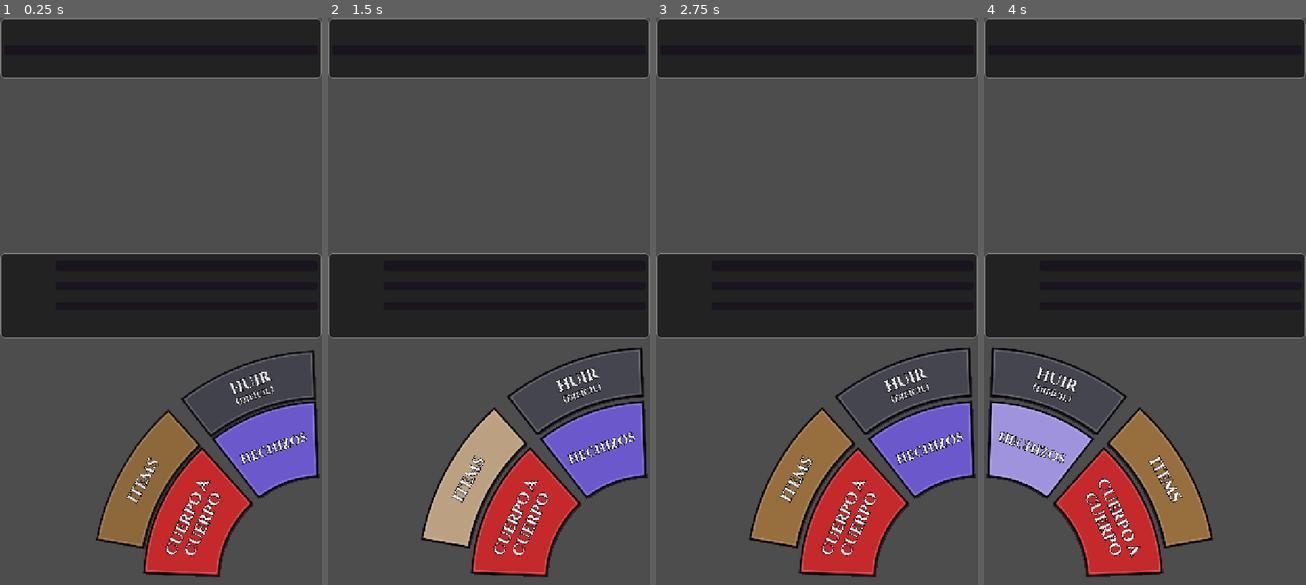
Above: before the commit, frames 1-4 (left to right).
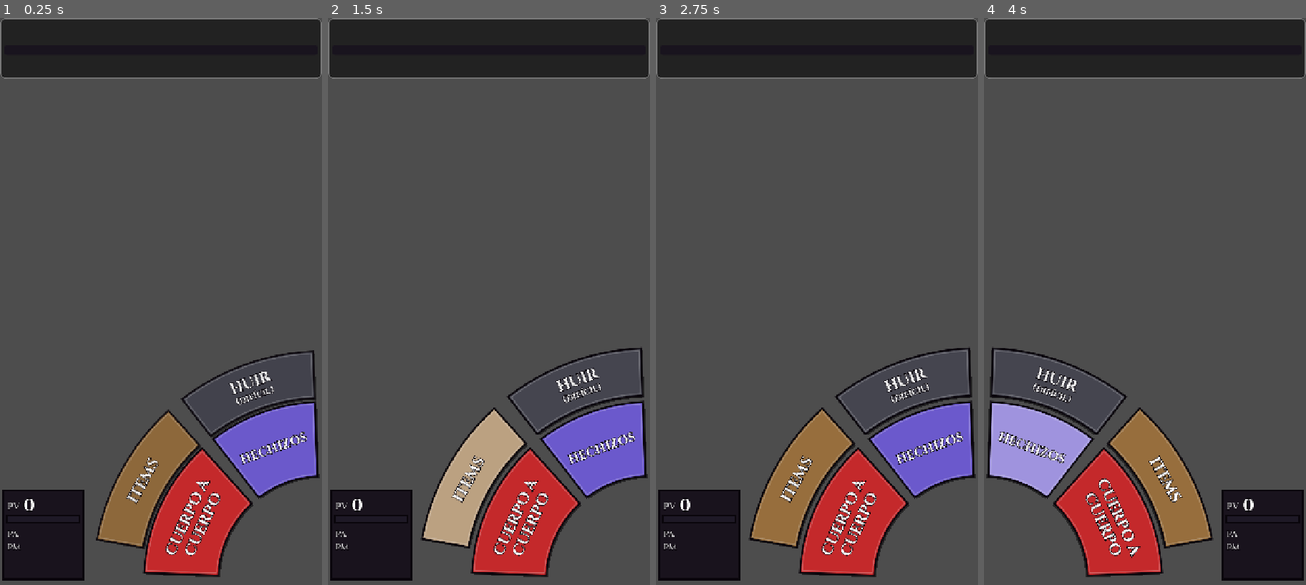
Above: after the commit, the same moments.

Repository: Clarexz/rpg-pixel-art-dark-fantasy
Game: Godot game, scene res://tools/tests/duel_ui_test.tscn
Two runs of this game, one before a commit and one after it. Both use one fixed random seed, a clock stepped at 60 frames per second and the inputs below. This scene is started directly instead of the project's main scene.
Inputs (mouse positions are in pixels of both pictures, inside the frame that each line leads up to):
- Up to frame 1 (0.25 s): no input
- Up to frame 2 (1.5 s): tap Enter at 0.5 s; drag from (489, 307) to (521, 176) at 0.52 s; drag from (424, 335) to (472, 420) at 1.27 s
- Up to frame 3 (2.75 s): move the mouse to (849, 176) at 2.02 s; hold D from 2.03 s (still down); tap M at 2.1 s; click (849, 176) at 2.17 s
- Up to frame 4 (4 s): release D at 2.75 s; tap Space at 2.75, 3.77 s; drag from (1128, 420) to (1048, 216) at 2.77 s; tap Enter at 3.5 s; move the mouse to (1241, 392) at 3.52 s; hold A from 3.53 s (still down); tap F at 3.6 s; click (1241, 392) at 3.67 s

The runs differ from the first frame. In frame 1, 19% of the frame differs, in the area x 0-100%, y 41-100%; in frame 2, 19%; in frame 3, 19%; in frame 4, 19%.

Commit message:
HUD del jugador (PlayerHud) en la esquina libre del lado contrario a la mano; se quita el panel de barras
Co-Authored-By: Claude Opus 5.5 <noreply@anthropic.com>
Claude-Session: https://claude.ai/code/session_014Dsa23fScEoXoYDyqKzp3d

Diff:
--- a/combat/duel_ui.gd
+++ b/combat/duel_ui.gd
@@ -7,11 +7,11 @@
 ##   │ "La última vez…"  │
 ##   │                   │
 ##   │   (!)   ◯→        │  centro: el rival y la flecha + aro de su ataque
+##   │ ¡aviso de turno!  │  una línea de aviso bajo el rival
 ##   │                   │
-##   │ PV ███  PA ●●  PM │  abajo: tus barras
-##   │      [Volver][Fin]│
-##   │  [Bloq][Bloq][Bloq]│  la cuadrícula 2x3 (o el menú 2x2) pegada a la
-##   │  [Atac][Atac][Atac]│  orilla del lado de tu mano
+##   │        [Volver][Fin]│
+##   │ PV 100 [Bloq][Bloq][Bloq]│  la cuadrícula 2x3 (o el arco) pegada a la
+##   │ ●●●●  [Atac][Atac][Atac]│  orilla de tu mano; tus PV/PA/PM en la esquina libre
 ##   └───────────────────┘
 ##
 ## No conoce las reglas: muestra lo que Duel le pide y avisa con `event`
@@ -42,8 +42,6 @@
 ]
 ## Margen en la orilla de la mano de los botones de la cuadrícula.
 const HAND_MARGIN: float = 16.0
-## Alto que se reserva abajo para el arco (que no lo tape el panel de barras).
-const ARC_RESERVED: float = 520.0
 const CLUSTER_W: float = 480.0
 const CELL_H: float = 124.0
 const GAP: float = 10.0
@@ -58,12 +56,7 @@
 var _status: Label
 var _dialog: Label
 var _prompt: Label
-var _hp_bar: ProgressBar
-var _hp_label: Label
-var _pa_bar: ProgressBar
-var _pa_label: Label
-var _pm_bar: ProgressBar
-var _pm_label: Label
+var _hud: PlayerHud
 var _song: SongDisplay
 var _util_row: HBoxContainer
 var _back_button: Button
@@ -96,15 +89,12 @@
 
 
 func set_stats(hp: int, max_hp: int, pa: int, max_pa: int, pm: int, max_pm: int) -> void:
-	_hp_bar.max_value = max_hp
-	_hp_bar.value = hp
-	_hp_label.text = "PV %d" % hp
-	_pa_bar.max_value = max_pa
-	_pa_bar.value = pa
-	_pa_label.text = "PA %d" % pa
-	_pm_bar.max_value = max_pm
-	_pm_bar.value = pm
-	_pm_label.text = "PM %d" % pm
+	_hud.set_stats(hp, max_hp, pa, max_pa, pm, max_pm)
+
+
+## Para las pruebas: el HUD del jugador (esquina libre, lado contrario a la mano).
+func player_hud() -> PlayerHud:
+	return _hud
 
 
 ## Estado del enemigo debajo de su barra (p. ej. "Cargando..."). "" = nada.
@@ -127,7 +117,6 @@
 func show_menu(flee_hint: String = "") -> void:
 	_set_util(false, false)
 	_fill(3, [])
-	_cluster_row.custom_minimum_size.y = ARC_RESERVED - 10.0
 	var entries: Array[Dictionary] = []
 	for i: int in ARC.size():
 		var e: Dictionary = ARC[i].duplicate()
@@ -310,6 +299,16 @@
 	_dialog.add_theme_font_size_override("font_size", 28)
 	top_box.add_child(_dialog)
 
+	# Aviso de una línea bajo el rival (el HUD de abajo es muy angosto para texto).
+	_prompt = Label.new()
+	_prompt.autowrap_mode = TextServer.AUTOWRAP_WORD_SMART
+	_prompt.horizontal_alignment = HORIZONTAL_ALIGNMENT_CENTER
+	_prompt.mouse_filter = Control.MOUSE_FILTER_IGNORE
+	_prompt.add_theme_font_size_override("font_size", 24)
+	_prompt.add_theme_color_override("font_outline_color", CombatStyle.OUTLINE)
+	_prompt.add_theme_constant_override("outline_size", 8)
+	root.add_child(_prompt)
+
 	var spacer: Control = Control.new()
 	spacer.size_flags_vertical = Control.SIZE_EXPAND_FILL
 	spacer.mouse_filter = Control.MOUSE_FILTER_IGNORE
@@ -320,28 +319,6 @@
 	CombatStyle.style_title_label(_banner, 64, 14)
 	_banner.hide()
 	root.add_child(_banner)
-
-	# Abajo: tus barras.
-	var stats: PanelContainer = PanelContainer.new()
-	stats.add_theme_stylebox_override("panel", _box(Color(0, 0, 0, 0.55), 12))
-	stats.mouse_filter = Control.MOUSE_FILTER_IGNORE
-	root.add_child(stats)
-	var stats_box: VBoxContainer = VBoxContainer.new()
-	stats_box.add_theme_constant_override("separation", 6)
-	stats.add_child(stats_box)
-	_hp_label = Label.new()
-	_hp_bar = _bar(Color(0.8, 0.25, 0.25), 22)
-	stats_box.add_child(_stat_row(_hp_label, _hp_bar))
-	_pa_label = Label.new()
-	_pa_bar = _bar(Color(0.95, 0.6, 0.15), 18)
-	stats_box.add_child(_stat_row(_pa_label, _pa_bar))
-	_pm_label = Label.new()
-	_pm_bar = _bar(Color(0.3, 0.55, 1.0), 18)
-	stats_box.add_child(_stat_row(_pm_label, _pm_bar))
-	_prompt = Label.new()
-	_prompt.autowrap_mode = TextServer.AUTOWRAP_WORD_SMART
-	_prompt.add_theme_font_size_override("font_size", 26)
-	stats_box.add_child(_prompt)
 
 	_song = SongDisplay.new()
 	_song.custom_minimum_size = Vector2(0, 96)
@@ -368,6 +345,10 @@
 	bottom_pad.mouse_filter = Control.MOUSE_FILTER_IGNORE
 	root.add_child(bottom_pad)
 
+	# Tus PV/PA/PM: esquina libre del lado contrario a la mano (ver PlayerHud).
+	_hud = PlayerHud.new()
+	add_child(_hud)
+
 	# Menú en arco: encima de todo salvo el destello.
 	_arc = ArcMenu.new()
 	_arc.hide()
@@ -385,6 +366,7 @@
 ## Pega los botones a la orilla de tu mano (derecha, o izquierda en zurdo).
 func apply_hand() -> void:
 	_arc.left_handed = left_handed
+	_hud.left_handed = left_handed
 	for row: HBoxContainer in [_util_row, _cluster_row]:
 		for child: Node in row.get_children():
 			row.remove_child(child)
@@ -422,7 +404,6 @@
 		child.queue_free()
 	_buttons.clear()
 	_arc.hide()
-	_cluster_row.custom_minimum_size.y = 0.0
 	_buttons["back:0"] = _back_button
 	_buttons["end:0"] = _end_button
 	_cluster.columns = columns
@@ -486,11 +467,3 @@
 	bar.add_theme_stylebox_override("fill", fill)
 	bar.add_theme_stylebox_override("background", bg)
 	return bar
-
-
-func _stat_row(label: Label, bar: ProgressBar) -> HBoxContainer:
-	var row: HBoxContainer = HBoxContainer.new()
-	label.custom_minimum_size = Vector2(110, 0)
-	row.add_child(label)
-	row.add_child(bar)
-	return row
--- a/tools/tests/duel_ui_test.gd
+++ b/tools/tests/duel_ui_test.gd
@@ -79,6 +79,69 @@
 	# Y las celdas son rectas (sin inclinación).
 	var cell_box: StyleBoxFlat = ui.button_for(&"cell", 0).get_theme_stylebox("normal") as StyleBoxFlat
 	_check(cell_box.skew == Vector2.ZERO, "las celdas no deberían estar inclinadas")
+	await _check_hud(ui, host)
+
+
+## El HUD del jugador vive en la esquina libre (lado contrario a la mano) y no
+## toca el arco ni ningún botón en ningún estado del menú.
+func _check_hud(ui: DuelUI, host: Control) -> void:
+	var spells: Array = [
+		{"name": "Trueno", "cost": 4}, {"name": "Egida", "cost": 3}, {"name": "Cura", "cost": 5},
+		{"name": "Rayo", "cost": 6}, {"name": "Hielo", "cost": 2}]
+	var items: Array = [
+		{"name": "Pocion", "desc": "Cura 30", "count": 2}, {"name": "Ether", "desc": "+4 PM", "count": 1},
+		{"name": "Humo", "desc": "Huir", "count": 0}, {"name": "Piedra", "desc": "Lanza", "count": 3}]
+	ui.set_stats(80, 100, 3, 9, 5, 12)
+	for left: bool in [false, true]:
+		ui.left_handed = left
+		ui.apply_hand()
+		var tag: String = "zurdo" if left else "diestro"
+		var hud: PlayerHud = ui.player_hud()
+		for state: String in ["menu", "grid", "grid_util", "spells", "items"]:
+			match state:
+				"menu": ui.show_menu("fácil")
+				"grid": ui.show_grid(DuelUI.Rows.BOTH, false, false)
+				"grid_util": ui.show_grid(DuelUI.Rows.BOTH, true, true)
+				"spells": ui.show_spells(spells, 20)
+				"items": ui.show_items(items)
+			await _wait(0.4)
+			var r: Rect2 = hud.get_global_rect()
+			var where: String = "%s/%s" % [tag, state]
+			_check(hud.is_visible_in_tree(), "%s: el HUD no se ve" % where)
+			_check(Rect2(Vector2.ZERO, host.size).encloses(r), "%s: el HUD se sale de la pantalla %s" % [where, r])
+			_check(r.size.x <= 190.0 and r.size.y <= 230.0, "%s: el HUD es muy grande %s" % [where, r.size])
+			# Esquina contraria a la mano, pegada abajo.
+			var on_left: bool = r.get_center().x < host.size.x * 0.5
+			_check(on_left != left, "%s: el HUD no está en la esquina contraria a la mano %s" % [where, r])
+			_check(r.end.y > host.size.y - 40.0, "%s: el HUD no está pegado abajo %s" % [where, r])
+			# Arco: ningún punto del HUD cae dentro del radio exterior (520) del pivote.
+			var arc: ArcMenu = ui.arc_menu()
+			var pivot: Vector2 = arc.get_global_transform() * arc.pivot()
+			var near: Vector2 = Vector2(clampf(pivot.x, r.position.x, r.end.x), clampf(pivot.y, r.position.y, r.end.y))
+			_check(near.distance_to(pivot) > ArcMenu.RING_OUT[1] + 4.0, "%s: el HUD toca el arco (%.0f px del pivote)" % [where, near.distance_to(pivot)])
+			# Botones visibles: ninguno cruza el HUD.
+			var rects: Array[Rect2] = []
+			for key: String in ["back:0", "end:0", "cell:0", "cell:1", "cell:2", "cell:3", "cell:4", "cell:5",
+					"spell:0", "spell:1", "spell:2", "spell:3", "spell:4", "item:0", "item:1", "item:2", "item:3"]:
+				var b: Button = ui.button_for(StringName(key.get_slice(":", 0)), int(key.get_slice(":", 1)))
+				if b != null and b.is_visible_in_tree():
+					rects.append(b.get_global_rect())
+			for br: Rect2 in rects:
+				_check(not r.intersects(br), "%s: el HUD cruza un botón %s" % [where, br])
+			if state in ["grid", "grid_util", "spells", "items"]:
+				_check(rects.size() >= 2, "%s: no se encontraron botones para comparar" % where)
+	# 9 PA máximos con 3 llenos: 9 pips, 3 encendidos.
+	ui.left_handed = false
+	ui.apply_hand()
+	ui.set_stats(60, 100, 3, 9, 7, 12)
+	_check(ui.player_hud().pip_count(&"pa") == 9, "el HUD debería tener 9 pips de PA")
+	_check(ui.player_hud().lit_count(&"pa") == 3, "el HUD debería tener 3 PA encendidos")
+	_check(ui.player_hud().pip_count(&"pm") == 12 and ui.player_hud().lit_count(&"pm") == 7, "pips de PM mal")
+	_check(ui.player_hud().hp_value() == 60, "el HUD no guardó los PV")
+	ui.set_stats(40, 100, 1, 9, 7, 12)
+	await _wait(0.5)  # las animaciones de gasto/destello terminan solas
+	_check(ui.player_hud().lit_count(&"pa") == 1, "el HUD no bajó los PA")
+	_check(not ui.player_hud().is_processing(), "el HUD sigue animando de más")
 
 
 ## Toca un punto global (como el pulgar): ScreenTouch abajo y arriba.
--- /dev/null
+++ b/ui/combat/player_hud.gd
@@ -0,0 +1,231 @@
+class_name PlayerHud
+extends Control
+## Estado del jugador en combate, dibujado por código y recto (sin diagonales):
+## PV con número grande y barra, y debajo los PA (círculos dorados) y los PM
+## (rombos morados), uno por punto máximo: lleno = disponible, hueco = gastado.
+##
+## Dónde va (lo coloca DuelUI): en la esquina inferior del lado CONTRARIO a la
+## mano, dentro del hueco que deja el arco del menú. El arco sale del pivote
+## (esquina inferior de la mano) con radio exterior 520 px; en 720 de ancho el
+## borde más cercano del HUD (su esquina inferior interna) queda a 532 px del
+## pivote, así que nunca lo toca. La cuadrícula/botones útiles ocupan como
+## mucho 480 px pegados a la orilla de la mano (x 224..704), y el HUD llega
+## hasta x 188: no se cruzan en ningún estado, y como el HUD no se mueve no
+## hace falta recalcular nada al cambiar de menú.
+
+## Tamaño fijo del panel y su separación de la orilla (la zona segura de abajo
+## es la misma que la del arco y los botones).
+const HUD_SIZE: Vector2 = Vector2(182.0, 202.0)
+const EDGE_MARGIN: float = 6.0
+const BOTTOM_MARGIN: float = 24.0
+
+const PAD: float = 8.0
+const PIP_R: float = 9.0
+const PIP_GAP: float = 3.0
+const PIP_COLS: int = 6
+const ROW_PITCH: float = 22.0
+const HP_BAR_H: float = 20.0
+const NUM_SIZE: int = 40
+const LABEL_SIZE: int = 20
+const LABEL_W: float = 34.0
+
+const COLOR_HP: Color = Color(0.8, 0.2, 0.22)
+const COLOR_PA: Color = Color(0.91, 0.72, 0.28)
+const COLOR_PM: Color = Color(0.42, 0.35, 0.8)
+const COLOR_EMPTY: Color = Color(0.12, 0.1, 0.15)
+
+const HP_FLASH_TIME: float = 0.35
+const PIP_ANIM_TIME: float = 0.3
+
+var left_handed: bool = false:
+	set(value):
+		left_handed = value
+		place()
+
+var _hp: int = 0
+var _max_hp: int = 1
+var _pa: int = 0
+var _max_pa: int = 0
+var _pm: int = 0
+var _max_pm: int = 0
+var _started: bool = false
+var _hp_flash: float = 0.0
+## Tiempo restante de la animación de cada pip (1 → 0) y su sentido:
+## +1 = se acaba de recuperar, -1 = se acaba de gastar.
+var _pip_t: Dictionary = {&"pa": [], &"pm": []}
+var _pip_dir: Dictionary = {&"pa": [], &"pm": []}
+
+
+func _init() -> void:
+	mouse_filter = Control.MOUSE_FILTER_IGNORE
+	custom_minimum_size = HUD_SIZE
+	set_process(false)
+	place()
+
+
+## Esquina inferior del lado contrario a la mano (diestro: abajo-izquierda).
+func place() -> void:
+	if left_handed:
+		set_anchors_preset(Control.PRESET_BOTTOM_RIGHT)
+		offset_left = -(EDGE_MARGIN + HUD_SIZE.x)
+		offset_right = -EDGE_MARGIN
+	else:
+		set_anchors_preset(Control.PRESET_BOTTOM_LEFT)
+		offset_left = EDGE_MARGIN
+		offset_right = EDGE_MARGIN + HUD_SIZE.x
+	offset_top = -(BOTTOM_MARGIN + HUD_SIZE.y)
+	offset_bottom = -BOTTOM_MARGIN
+	queue_redraw()
+
+
+func set_stats(hp: int, max_hp: int, pa: int, max_pa: int, pm: int, max_pm: int) -> void:
+	if _started:
+		if hp < _hp:
+			_hp_flash = 1.0
+		_note_change(&"pa", _pa, pa, max_pa)
+		_note_change(&"pm", _pm, pm, max_pm)
+	else:
+		_pip_t[&"pa"] = _zeros(max_pa)
+		_pip_dir[&"pa"] = _zeros(max_pa)
+		_pip_t[&"pm"] = _zeros(max_pm)
+		_pip_dir[&"pm"] = _zeros(max_pm)
+	_started = true
+	_hp = hp
+	_max_hp = maxi(max_hp, 1)
+	_pa = pa
+	_max_pa = max_pa
+	_pm = pm
+	_max_pm = max_pm
+	_wake()
+	queue_redraw()
+
+
+## Para las pruebas: cuántos pips hay de "pa" o "pm" y cuántos están llenos.
+func pip_count(kind: StringName) -> int:
+	return _max_pa if kind == &"pa" else _max_pm
+
+
+func lit_count(kind: StringName) -> int:
+	return clampi(_pa if kind == &"pa" else _pm, 0, pip_count(kind))
+
+
+func hp_value() -> int:
+	return _hp
+
+
+func _zeros(n: int) -> Array:
+	var a: Array = []
+	a.resize(maxi(n, 0))
+	a.fill(0.0)
+	return a
+
+
+## Marca qué pips cambiaron para que hagan "pop" o se enciendan.
+func _note_change(kind: StringName, before: int, after: int, new_max: int) -> void:
+	var t: Array = _pip_t[kind]
+	var dir: Array = _pip_dir[kind]
+	while t.size() < new_max:
+		t.append(0.0)
+		dir.append(0.0)
+	while t.size() > new_max:
+		t.pop_back()
+		dir.pop_back()
+	var lo: int = clampi(mini(before, after), 0, new_max)
+	var hi: int = clampi(maxi(before, after), 0, new_max)
+	for i: int in range(lo, hi):
+		t[i] = 1.0
+		dir[i] = -1.0 if after < before else 1.0
+
+
+func _wake() -> void:
+	if not is_processing():
+		set_process(true)
+
+
+func _process(delta: float) -> void:
+	var busy: bool = false
+	if _hp_flash > 0.0:
+		_hp_flash = maxf(_hp_flash - delta / HP_FLASH_TIME, 0.0)
+		busy = busy or _hp_flash > 0.0
+	for kind: StringName in [&"pa", &"pm"]:
+		var t: Array = _pip_t[kind]
+		for i: int in t.size():
+			if t[i] > 0.0:
+				t[i] = maxf(t[i] - delta / PIP_ANIM_TIME, 0.0)
+				busy = busy or t[i] > 0.0
+	queue_redraw()
+	if not busy:
+		set_process(false)
+
+
+func _draw() -> void:
+	var font: Font = CombatStyle.title_font()
+	# Fondo semitransparente con borde oscuro de 4 px, esquinas rectas.
+	draw_rect(Rect2(Vector2.ZERO, size), CombatStyle.PANEL)
+	draw_rect(Rect2(Vector2(2, 2), size - Vector2(4, 4)), CombatStyle.OUTLINE, false, 4.0)
+	var inner_w: float = size.x - PAD * 2.0
+	var y: float = PAD + 2.0
+	# PV: etiqueta chica + número grande con contorno oscuro.
+	_text(font, "PV", Vector2(PAD + 2.0, y + 34.0), LABEL_SIZE, Color(1, 1, 1, 0.75), 4)
+	_text(font, str(_hp), Vector2(PAD + LABEL_W + 4.0, y + 38.0), NUM_SIZE, Color.WHITE, 8)
+	y += 46.0
+	# Barra de PV: recta, contorno oscuro, destello blanco al recibir daño.
+	var bar: Rect2 = Rect2(PAD, y, inner_w, HP_BAR_H)
+	draw_rect(bar, COLOR_EMPTY)
+	var frac: float = clampf(float(_hp) / float(_max_hp), 0.0, 1.0)
+	draw_rect(Rect2(bar.position, Vector2(bar.size.x * frac, bar.size.y)), COLOR_HP.lerp(Color.WHITE, _hp_flash))
+	draw_rect(bar.grow(-2.0), CombatStyle.OUTLINE, false, 4.0)
+	y += HP_BAR_H + 12.0
+	y = _pip_rows(font, &"pa", "PA", y)
+	y += 8.0
+	_pip_rows(font, &"pm", "PM", y)
+
+
+## Filas de pips con su etiqueta; devuelve la y donde terminan.
+func _pip_rows(font: Font, kind: StringName, label: String, y: float) -> float:
+	var total: int = pip_count(kind)
+	var lit: int = lit_count(kind)
+	var color: Color = COLOR_PA if kind == &"pa" else COLOR_PM
+	var t: Array = _pip_t[kind]
+	var dir: Array = _pip_dir[kind]
+	_text(font, label, Vector2(PAD + 2.0, y + 17.0), LABEL_SIZE - 2, Color(1, 1, 1, 0.75), 4)
+	var x0: float = PAD + LABEL_W + 4.0 + PIP_R
+	var step: float = PIP_R * 2.0 + PIP_GAP
+	for i: int in total:
+		var c: Vector2 = Vector2(x0 + (i % PIP_COLS) * step, y + PIP_R + 1.0 + (i / PIP_COLS) * ROW_PITCH)
+		var anim: float = t[i] if i < t.size() else 0.0
+		var d: float = dir[i] if i < dir.size() else 0.0
+		var filled: bool = i < lit or (anim > 0.0 and d < 0.0)
+		var scale: float = 1.0
+		var fill: Color = color if filled else COLOR_EMPTY
+		if anim > 0.0:
+			# Gastado: crece y se vuelve blanco mientras se apaga. Recuperado: se enciende con destello.
+			scale = 1.0 + (0.5 if d < 0.0 else 0.35) * anim
+			if filled:
+				fill = color.lerp(Color.WHITE, anim)
+		_pip(kind, c, PIP_R * scale, fill, color, filled)
+	var rows: int = maxi(ceili(float(total) / PIP_COLS), 1)
+	return y + rows * ROW_PITCH
+
+
+func _pip(kind: StringName, c: Vector2, r: float, fill: Color, edge: Color, filled: bool) -> void:
+	var pts: PackedVector2Array = PackedVector2Array()
+	if kind == &"pa":
+		var n: int = 20
+		for k: int in n:
+			var a: float = TAU * k / n
+			pts.append(c + Vector2(cos(a), sin(a)) * r)
+	else:
+		# Rombo: cuatro vértices sobre los ejes (forma propia de los PM).
+		var rr: float = r * 1.2
+		pts = PackedVector2Array([c + Vector2(0, -rr), c + Vector2(rr, 0), c + Vector2(0, rr), c + Vector2(-rr, 0)])
+	draw_colored_polygon(pts, fill)
+	var outline: PackedVector2Array = pts.duplicate()
+	outline.append(pts[0])
+	# Lleno: borde oscuro. Hueco: borde del color apagado para que se lea el máximo.
+	draw_polyline(outline, CombatStyle.OUTLINE if filled else edge.darkened(0.45), 2.5)
+
+
+func _text(font: Font, text: String, pos: Vector2, font_size: int, color: Color, outline: int) -> void:
+	draw_string_outline(font, pos, text, HORIZONTAL_ALIGNMENT_LEFT, -1.0, font_size, outline, CombatStyle.OUTLINE)
+	draw_string(font, pos, text, HORIZONTAL_ALIGNMENT_LEFT, -1.0, font_size, color)
Not shown, added: ui/combat/player_hud.gd.uid
